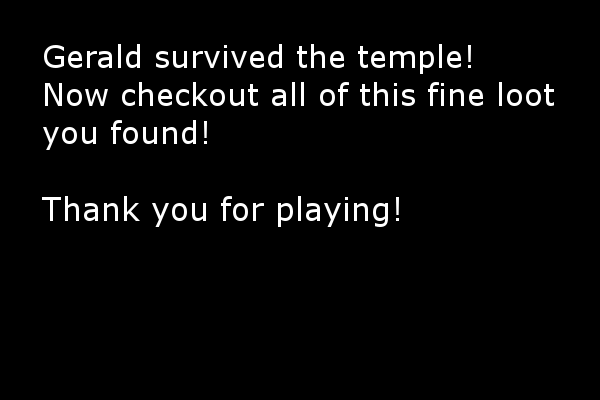
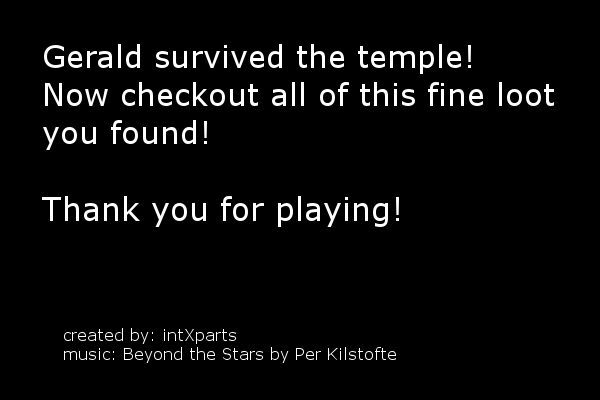
Layer changes from the first 600x400 image to the second:
added layer "created by: intXparts ..." above "Gerald survived the temple! ..." over [64, 328, 396, 363]
